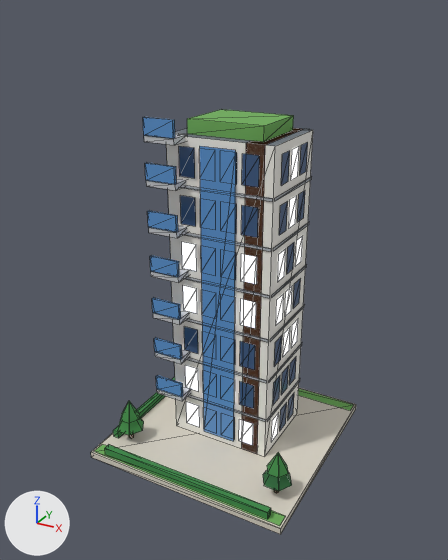
The glTF model public/models/10.glb: old version first, new version second.
One viewpoint serves both versions: a camera (50 mm lens) standing at (1.18, -2.22, 1.92) and looking at (-0.01, -0.05, 0.83). The axes (+X, +Y, +Z) are drawn at lower left. The lights are the same throughout. The picture after the commit comes second. Mesh edges are drawn as thin lines. Vertices at exactly the same position are counted once.

The older version as bpy lines, for what is in view:
```python
ob_b10 = bpy.data.objects.new('b10', me_b10)
ob_b10.location = (0.0, 0.0, 0.0)
```
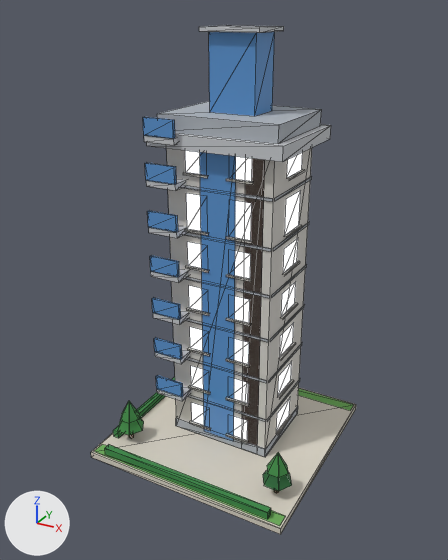
The change, as a list of edits to the scene's bpy script:
```text
Change mat_wall_white:
    where n2 = _N.new('ShaderNodeMix'); n2.name = 'Mix'
    n2.inputs[7].default_value: (0.896, 0.88, 0.823, 1.0) -> (0.68, 0.658, 0.617, 1.0)  # 'B', white #f3f1ea -> 'B', light grey #d7d4ce
Change mat_wall_wood:
    where n2 = _N.new('ShaderNodeMix'); n2.name = 'Mix'
    n2.inputs[7].default_value: (0.392, 0.138, 0.0423, 1.0) -> (0.342, 0.25, 0.209, 1.0)  # 'B', brown #a8683a -> 'B', brown #9e897e
Add mat_glow_window_res:
    mat_glow_window_res = bpy.data.materials.new('glow_window_res')
    # nodes: BsdfPrincipled, Mix, OutputMaterial, VertexColor
    # colours: blue #3d5a82, mixed with the vertex colours
Change me_b10:
    remove me_b10.from_pydata(...)  # 634 vertices, 504 faces; spans x -0.48..0.48, y -0.48..0.48, z 0.0..1.52
    add me_b10.from_pydata(...)  # 708 vertices, 600 faces; spans x -0.48..0.48, y -0.48..0.48, z 0.0..1.85
    me_b10 part 1: the loose piece of 8 vertices spanning x -0.17..0.17, y -0.07..0.21, z 1.45..1.51 is scaled about its middle by (1.43, 1.38, 0.744), then moved by (0.0, 0.0, -1.43), in mat_slab
    me_b10 part 2: the loose piece of 8 vertices spanning x -0.17..0.17, y -0.07..0.21, z 1.45..1.51 is copied, and the copy is scaled about its middle by (1.54, 1.52, 1.13), then moved by (0.0, 0.0, 0.02), in mat_slab; it spans x -0.26..0.26, y -0.14..0.28, z 1.47..1.53
    me_b10 part 3: the loose piece of 4 vertices spanning x -0.18..-0.11, y -0.12, z 0.07..0.19 is rebuilt with 4 vertices and now spans x -0.15..-0.05, y -0.12, z 0.09..0.2, in mat_glow_window_res
    me_b10 part 4: the loose piece of 4 vertices spanning x 0.11..0.18, y -0.12, z 0.07..0.19 is rebuilt with 4 vertices and now spans x 0.05..0.15, y -0.12, z 0.09..0.2, in mat_glow_window_res
    me_b10 part 5: the loose piece of 4 vertices spanning x -0.18..-0.11, y -0.12, z 0.27..0.4 is rebuilt with 4 vertices and now spans x -0.15..-0.05, y -0.12, z 0.29..0.4, in mat_glow_window_res
    me_b10 part 6: the loose piece of 4 vertices spanning x 0.24, y 0.03..0.11, z 0.48..0.6 is rebuilt with 4 vertices and now spans x 0.24, y 0.0..0.14, z 0.49..0.6, in mat_glow_window_res
    me_b10 part 7: the loose piece of 4 vertices spanning x -0.18..-0.11, y -0.12, z 0.68..0.8 is rebuilt with 4 vertices and now spans x -0.15..-0.05, y -0.12, z 0.7..0.81, in mat_glow_window_res
    me_b10 part 8: the loose piece of 4 vertices spanning x 0.11..0.18, y -0.12, z 0.68..0.8 is rebuilt with 4 vertices and now spans x 0.05..0.15, y -0.12, z 0.7..0.81, in mat_glow_window_res
    me_b10 part 9: the loose piece of 4 vertices spanning x 0.24, y 0.03..0.11, z 0.68..0.8 is rebuilt with 4 vertices and now spans x 0.24, y 0.0..0.14, z 0.7..0.81, in mat_glow_window_res
    me_b10 part 10: the loose piece of 4 vertices spanning x -0.18..-0.11, y -0.12, z 0.88..1.0 is rebuilt with 4 vertices and now spans x -0.15..-0.05, y -0.12, z 0.9..1.01, in mat_glow_window_res
    me_b10 part 11: the loose piece of 4 vertices spanning x 0.11..0.18, y -0.12, z 0.88..1.0 is rebuilt with 4 vertices and now spans x 0.05..0.15, y -0.12, z 0.9..1.01, in mat_glow_window_res
    me_b10 part 12: the loose piece of 4 vertices spanning x 0.24, y 0.03..0.11, z 1.08..1.21 is rebuilt with 4 vertices and now spans x 0.24, y 0.0..0.14, z 1.07..1.22, in mat_glow_window_res
    me_b10 part 13: the loose piece of 4 vertices spanning x 0.24, y 0.03..0.11, z 1.29..1.41 is rebuilt with 4 vertices and now spans x 0.24, y 0.0..0.14, z 1.31..1.42, in mat_glow_window_res
    me_b10 part 14: the loose piece of 4 vertices spanning x 0.24, y 0.03..0.11, z 0.07..0.19 is rebuilt with 4 vertices and now spans x 0.24, y 0.0..0.14, z 0.09..0.2, in mat_glow_window_res
    me_b10 part 15: the loose piece of 4 vertices spanning x 0.11..0.18, y -0.12, z 0.27..0.4 is rebuilt with 4 vertices and now spans x 0.05..0.15, y -0.12, z 0.29..0.4, in mat_glow_window_res
    me_b10 part 16: the loose piece of 4 vertices spanning x 0.24, y 0.03..0.11, z 0.27..0.4 is rebuilt with 4 vertices and now spans x 0.24, y 0.0..0.14, z 0.29..0.4, in mat_glow_window_res
    me_b10 part 17: 57 loose pieces with 228 vertices, spanning x -0.18..0.24, y -0.12..0.26, z 0.07..1.41, are deleted
    me_b10 part 18: 294 vertices added at x -0.3..0.3, y -0.18..0.32, z 0.08..1.85
    other edits to the shape of me_b10 do not show in these pictures
    remove me_b10.materials.append(mat_glow_window)
    remove me_b10.materials.append(mat_glass_dark)
    add me_b10.materials.append(mat_glow_window_res)
```

What differs and where, as boxes [x1, y1, x2, y2] in the pictures (448 x 560 px; the box of a moved part takes in the faces that stretch with it):
'b10', surface changed, reshaped (20% taller)
    before: [91, 109, 356, 534]
    after: [91, 25, 356, 534]
part 1 of me_b10, moved or reshaped
    before: [187, 109, 294, 142]
    after: [176, 406, 298, 457]
part 2 of me_b10, added
    after: [157, 101, 321, 144]
part 3 of me_b10, rebuilt
    before: [186, 402, 200, 427]
    after: [191, 402, 204, 425]
part 4 of me_b10, rebuilt
    before: [239, 419, 253, 446]
    after: [234, 417, 248, 440]
part 5 of me_b10, rebuilt
    before: [185, 365, 199, 391]
    after: [191, 366, 203, 389]
part 6 of me_b10, rebuilt (88% wider, 20% taller)
    before: [283, 328, 290, 357]
    after: [280, 322, 294, 357]
part 7 of me_b10, rebuilt
    before: [183, 286, 197, 314]
    after: [189, 286, 202, 311]
part 8 of me_b10, rebuilt
    before: [240, 299, 256, 329]
    after: [234, 296, 250, 323]
part 9 of me_b10, rebuilt (100% wider, 16% taller)
    before: [285, 286, 292, 316]
    after: [281, 282, 296, 317]
part 10 of me_b10, rebuilt
    before: [182, 242, 197, 271]
    after: [187, 242, 201, 268]
part 11 of me_b10, rebuilt
    before: [241, 254, 257, 284]
    after: [235, 251, 251, 279]
part 12 of me_b10, rebuilt (89% wider, 39% taller)
    before: [289, 196, 297, 228]
    after: [285, 190, 301, 235]
part 13 of me_b10, rebuilt
    before: [291, 147, 299, 180]
    after: [287, 153, 302, 178]
part 14 of me_b10, rebuilt (88% wider, 21% taller)
    before: [280, 402, 287, 430]
    after: [276, 398, 290, 432]
part 15 of me_b10, rebuilt
    before: [239, 382, 254, 409]
    after: [234, 379, 248, 404]
part 16 of me_b10, rebuilt (88% wider, 21% taller)
    before: [281, 367, 288, 395]
    after: [278, 361, 292, 395]
part 17 of me_b10, deleted
    before: [179, 142, 308, 442]
part 18 of me_b10, added
    after: [147, 25, 331, 444]
